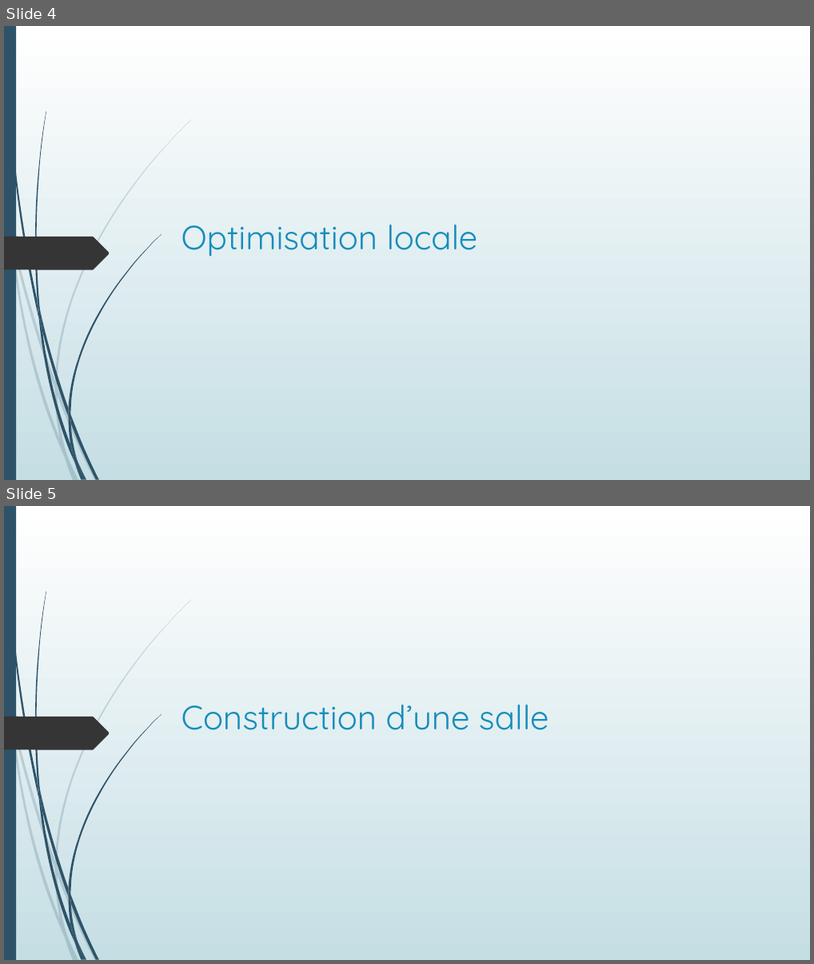
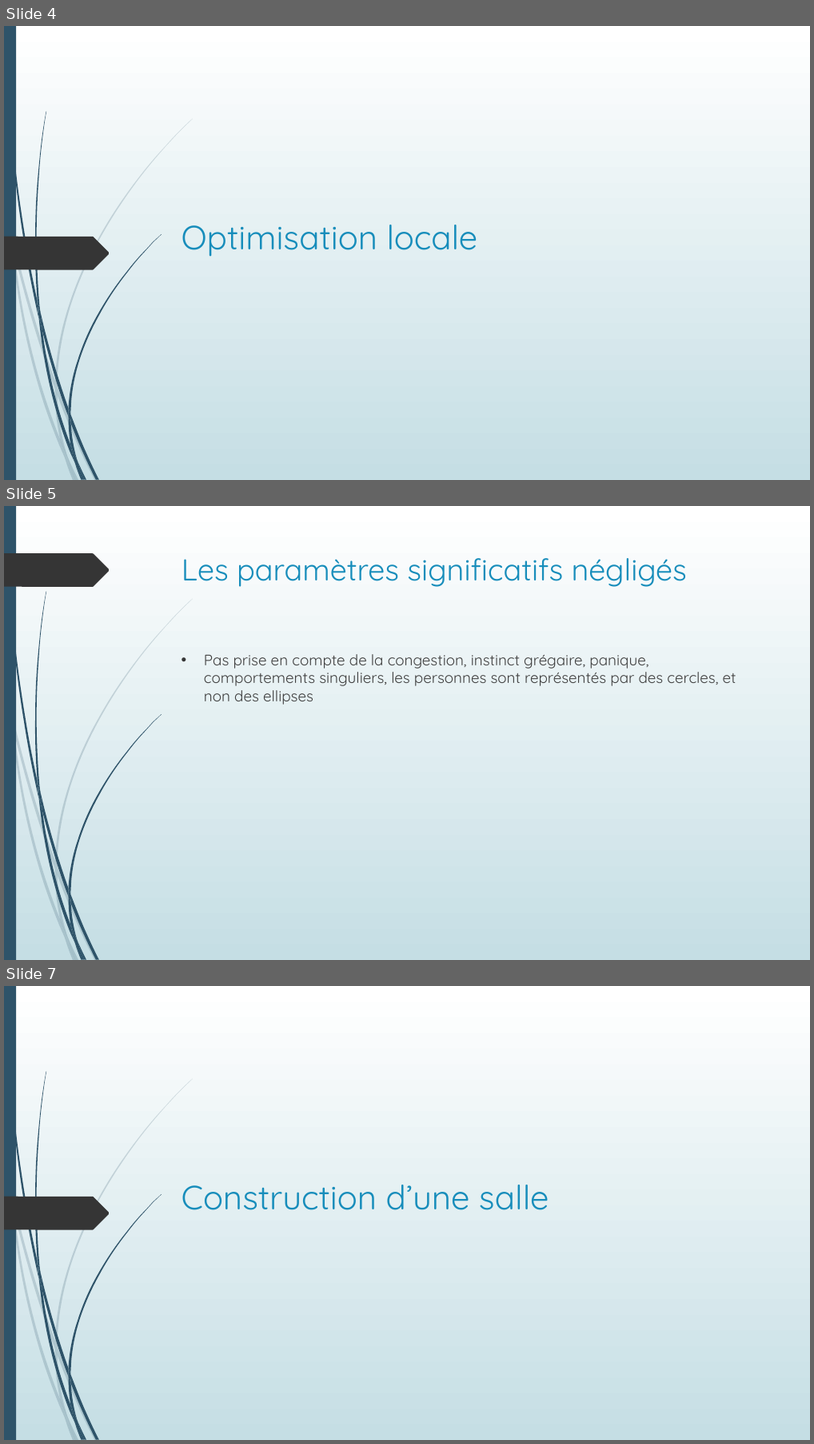
Before and after one commit to Poroing/CrowdDeplacementOptimisation, a slide deck: Présentation/Détermination d'un plan d'évacuation incendie.pptx. Shown one above the other, each under a label of ours: slides 4 and 5 before the commit, slides 4, 5 and 7 after it; the slides between them are not shown. The pictures are 814x964 and 814x1444 pixels, drawn with LibreOffice and Linux fonts; fonts in the diff are those of the drawing. Boxes give left, top, right and bottom in pixels: in the first picture for what was removed or moved away, otherwise in the second. Text is boxed around its words. In the diff, an @@ line names an element or a change of style, - is before the commit and + after.

```diff
--- a/Présentation/Détermination d'un plan d'évacuation incendie.pptx
+++ b/Présentation/Détermination d'un plan d'évacuation incendie.pptx
@@ slide 5 added at (x1=4, y1=506, x2=810, y2=960), background gradient #FFFFFF to #C5DEE5; not listed: 23 template elements that a slide beside it also shows @@
@@ freeform shape added at (x1=4, y1=553, x2=110, y2=587), fill #353535 @@
@@ title added at (x1=182, y1=558, x2=687, y2=587), 36 pt, text #178DBB @@
+Les paramètres significatifs négligés
@@ text added at (x1=204, y1=654, x2=737, y2=704), 18 pt, text #404040 @@
+• Pas prise en compte de la congestion, instinct grégaire, panique, comportements singuliers, les personnes sont représentés par des cercles, et non des ellipses
@@ what was slide 5 is now slide 7 @@
```
Also in this commit, not shown: 2 slides changed, 13 other slides added, 3 slides removed, 13 other files.
